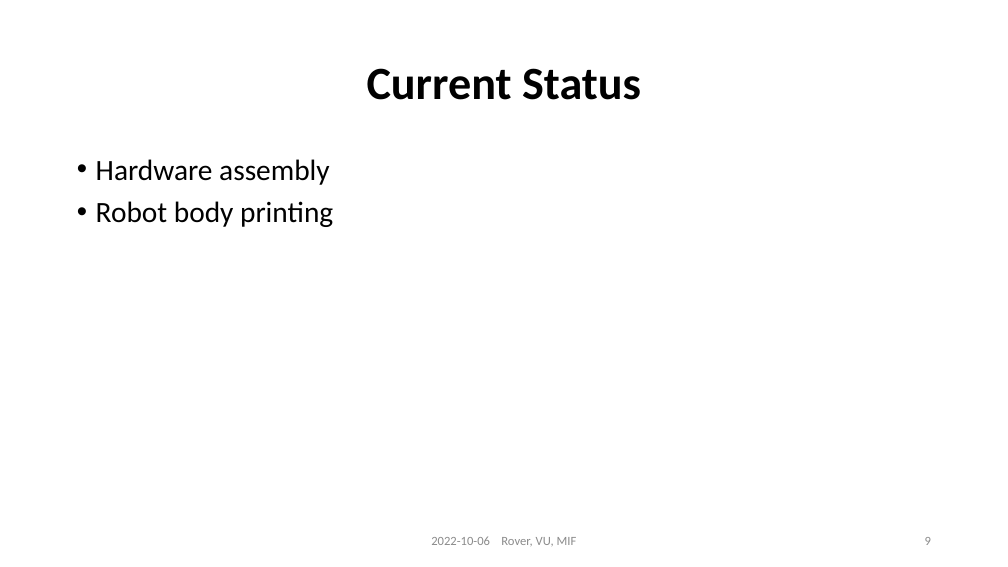
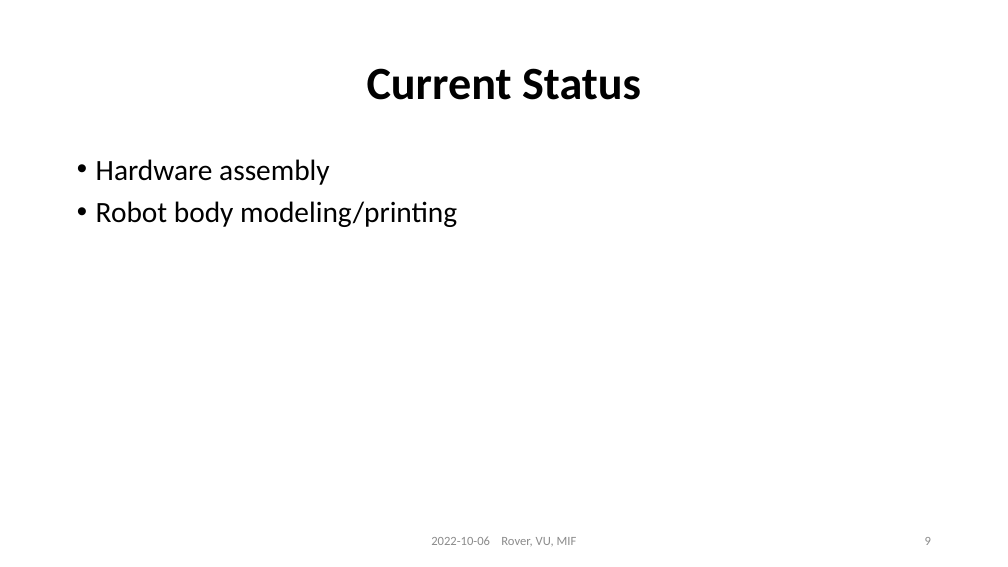
Before and after one commit to gryxay/Rover, a slide deck: slide 9 of doc/presentations/presentation_2.pptx. Drawn at 1008x567 pixels with LibreOffice and Linux fonts; fonts in the diff are those of the drawing. Boxes give left, top, right and bottom in pixels: in the first picture for what was removed or moved away, otherwise in the second. Text is boxed around its words. In the diff, an @@ line names an element or a change of style, - is before the commit and + after.

```diff
--- a/doc/presentations/presentation_2.pptx
+++ b/doc/presentations/presentation_2.pptx
@@ text at [96,201,457,227]: text changed @@
-• Robot body printing
+• Robot body modeling/printing
```
Also in this commit, not shown: 2 other slides changed, 1 slide added.
